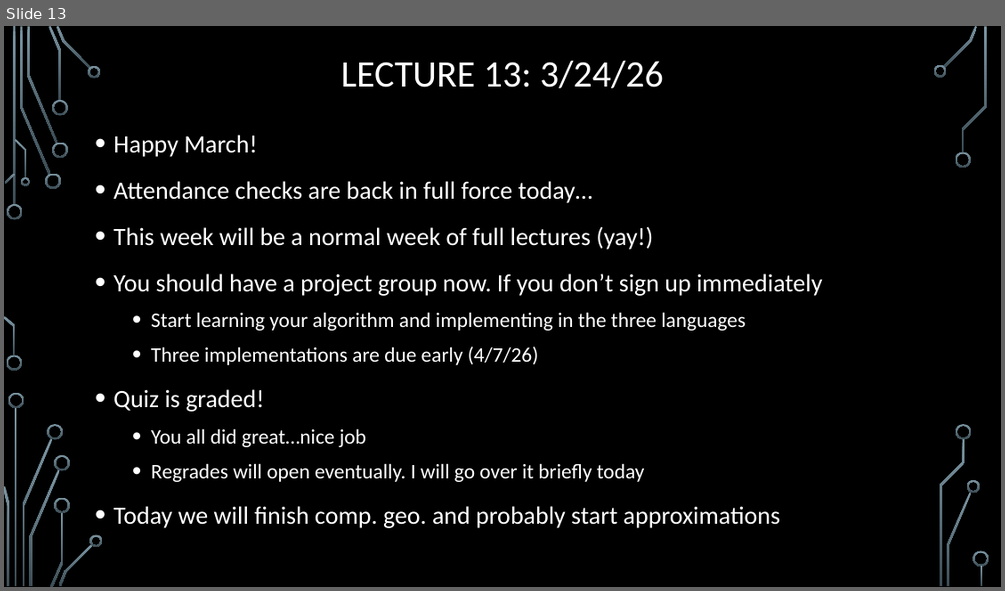
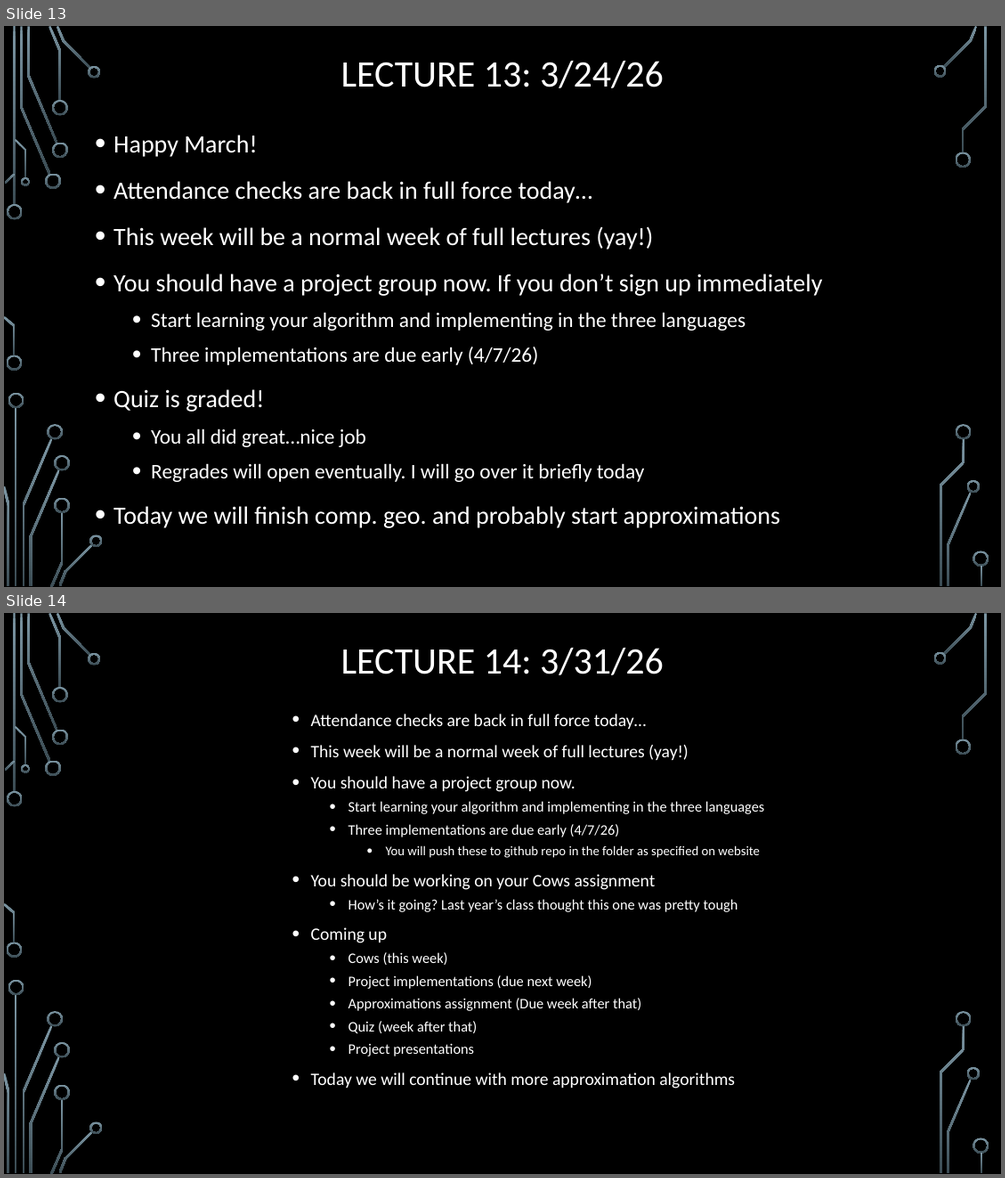
Before and after one commit to markfloryan/advAlgo, a slide deck: slides/00-DailyAnnouncements.pptx. Shown one above the other, each under a label of ours: slide 13 before the commit, slides 13 and 14 after it. The pictures are 1005x591 and 1005x1178 pixels, drawn with LibreOffice and Linux fonts; fonts in the diff are those of the drawing; background and template pictures are left out. Boxes give left, top, right and bottom in pixels: in the first picture for what was removed or moved away, otherwise in the second. Text is boxed around its words. In the diff, an @@ line names an element or a change of style, - is before the commit and + after.

```diff
--- a/slides/00-DailyAnnouncements.pptx
+++ b/slides/00-DailyAnnouncements.pptx
@@ slide 14 added at [4,613,1001,1174], background picture (left out); not listed: 36 template elements that a slide beside it also shows @@
@@ title added at [341,648,663,675], 36 pt, text #FFFFFF @@
+LECTURE 14: 3/31/26
@@ text added at [311,714,764,1088], 14 pt, text #FFFFFF @@
+• Attendance checks are back in full force today…
+• This week will be a normal week of full lectures (yay!)
+• You should have a project group now.
+  • Start learning your algorithm and implementing in the three languages
+  • Three implementations are due early (4/7/26)
+    • You will push these to github repo in the folder as specified on website
+• You should be working on your Cows assignment
+  • How’s it going? Last year’s class thought this one was pretty tough
+• Coming up
+  • Cows (this week)
+  • Project implementations (due next week)
+  • Approximations assignment (Due week after that)
+  • Quiz (week after that)
+  • Project presentations
+• Today we will continue with more approximation algorithms
```
Also in this commit, not shown: 3 other files.
